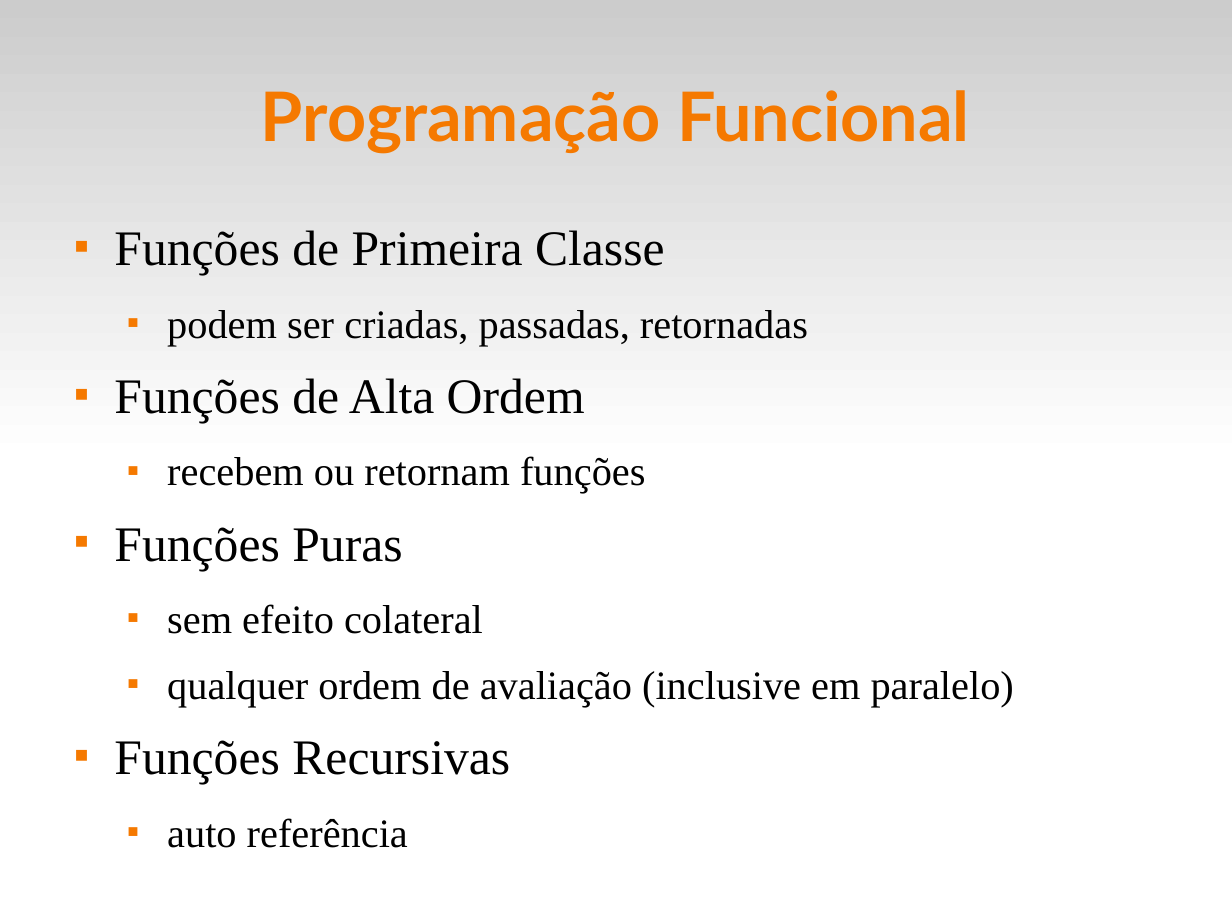
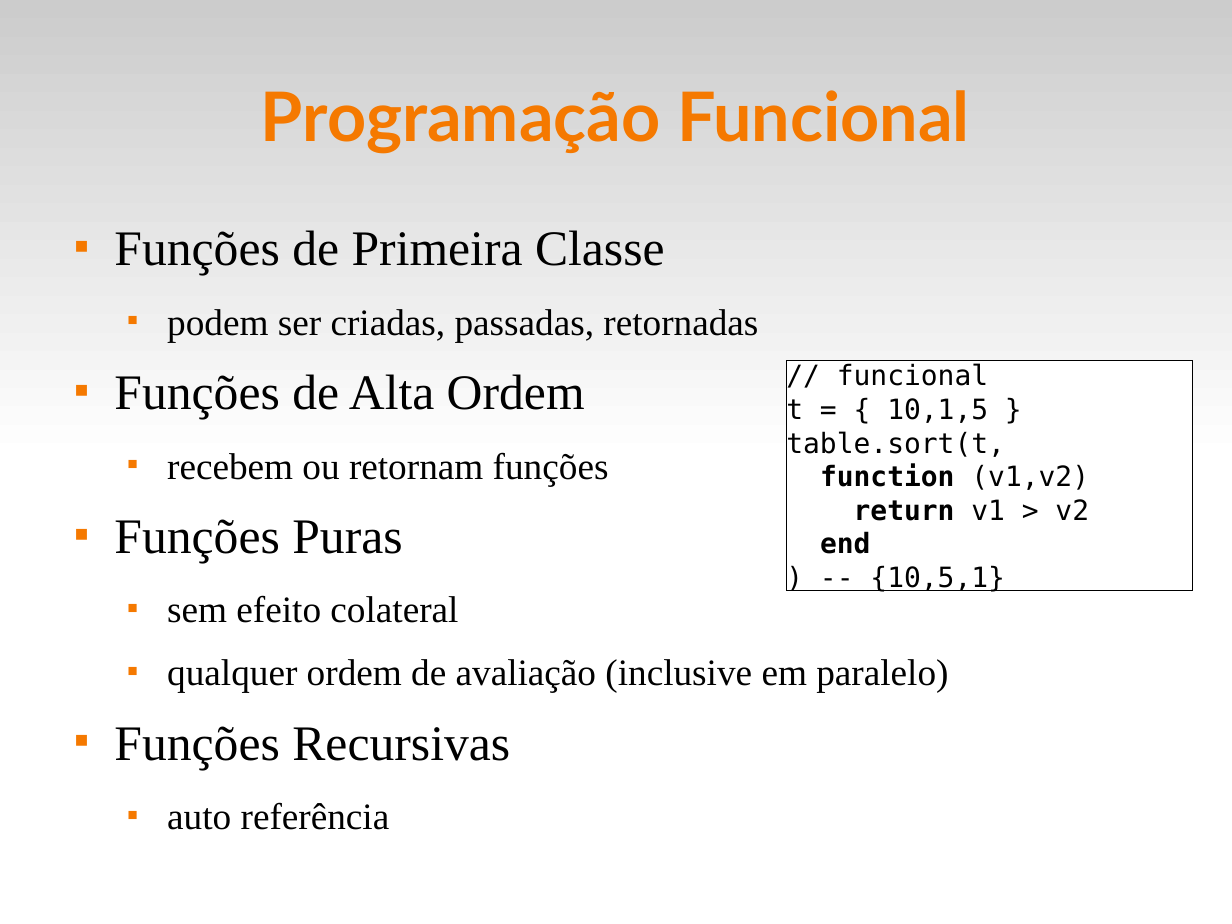
Before and after one commit to fsantanna-uerj/EDL, a slide deck: slide 4 of slides/edl-10-fun.odp (slide 16 before the commit). Drawn at 1232x924 pixels with LibreOffice and Linux fonts; fonts in the diff are those of the drawing. Boxes give left, top, right and bottom in pixels: in the first picture for what was removed or moved away, otherwise in the second. Text is boxed around its words. In the diff, an @@ line names an element or a change of style, - is before the commit and + after.

```diff
--- a/slides/edl-10-fun.odp
+++ b/slides/edl-10-fun.odp
@@ text at [167, 309, 948, 830]: size 26 to 24 pt in "podem ser criadas, passadas, retornadas", "recebem ou retornam funções", "sem efeito colateral", "qualquer ordem de avaliação (inclusive em paralelo)" and 1 more places @@
@@ rectangle added at [787, 361, 1193, 590], fill #FFFFFF, outline #000000 0 pt, 18 pt, text #000000 @@
+// funcional
+t = { 10,1,5 }
+table.sort(t,
+function (v1,v2)
+return v1 > v2
+end
+) -- {10,5,1}
```
Also in this commit, not shown: 6 other slides changed, 16 slides added, 2 slides removed, 5 other files.
